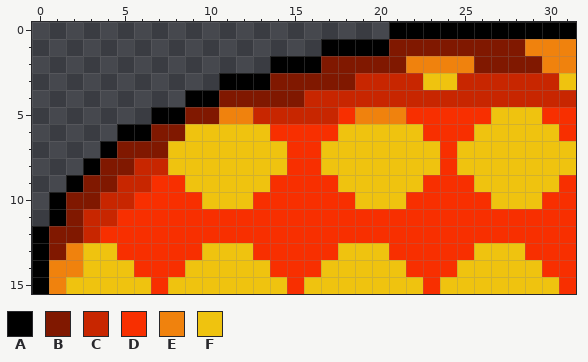
One commit to this pixel-art sprite: Crisp Skies/block-753.png. The picture above is the old version.
The file is 64x32 pixels, drawn in blocks of 2x2; one block is one cell here.
Palette (. is transparent): A #000000  B #801800  C #c82600  D #f82f00  E #f0820d  F #efc30f
Pixels before, first column x 0:
 0 .....................AAAAAAAAAAA
 1 .................AAAABBBBBBBBEEE
 2 ..............AAABBBBBEEEEBBBBEE
 3 ...........AAABBBBBCCCCFFCCCCCCF
 4 .........AABBBBBCCCCCCCCCCCCCCCC
 5 .......AABBEECCCCCDEEEDDDDDFFFDD
 6 .....AABBFFFFFDDDDFFFFFDDDFFFFFD
 7 ....ABBBFFFFFFFDDFFFFFFFDFFFFFFF
 8 ...ABBCCFFFFFFFDDFFFFFFFDFFFFFFF
 9 ..ABBCCDDFFFFFDDDDFFFFFDDDFFFFFD
10 .ABBCCDDDDFFFDDDDDDFFFDDDDDFFFDD
11 .ABCCDDDDDDDDDDDDDDDDDDDDDDDDDDD
12 ABBCDDDDDDDDDDDDDDDDDDDDDDDDDDDD
13 ABEFFDDDDDFFFDDDDDFFFDDDDDFFFDDD
14 AEEFFFDDDFFFFFDDDFFFFFDDDFFFFFDD
15 AEFFFFFDFFFFFFFDFFFFFFFDFFFFFFFD
Now the later version:
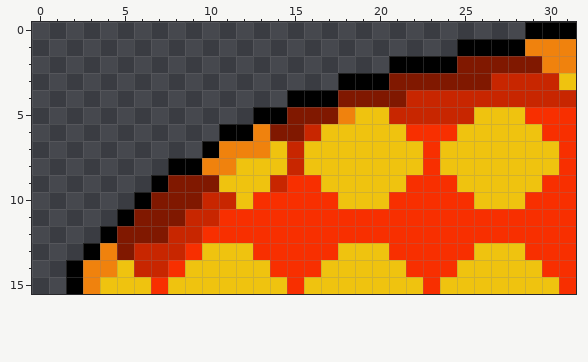
The edit:
The edit turns colour B into colour A in row 1 at x 25 to 28; in row 2 at x 21; in row 3 at x 18; in row 4 at x 15.
The edit turns colour C into colour A in row 3 at x 19 to 20; in row 4 at x 16 to 17; in row 5 at x 13 to 14.
The edit turns colour D into colour A in row 9 at x 7; in row 10 at x 6; in row 11 at x 5; in row 12 at x 4.
The edit turns colour E into colour A in row 2 at x 22 to 24; in row 14 at x 2.
The edit turns colour F into colour A in row 6 at x 11 to 12; in row 7 at x 10; in row 8 at x 8 to 9; in row 13 at x 3; in row 15 at x 2.
The edit turns colour C into colour B in row 3 at x 21 to 22 and 25 to 26; in row 4 at x 18 to 21; in row 5 at x 15 to 17.
The edit turns colour D into colour B in row 6 at x 14 to 15; in row 9 at x 8; in row 10 at x 7 to 9; in row 11 at x 6 to 8; in row 12 at x 5 to 7; in row 13 at x 5.
The edit turns colour E into colour B in row 2 at x 25.
The edit turns colour F into colour B in row 3 at x 23 to 24; in row 9 at x 9 to 10.
The edit turns colour D into colour C in row 5 at x 22 to 25; in row 6 at x 16; in rows 7 to 8 at x 15; in row 9 at x 14; in row 11 at x 9 to 10; in row 12 at x 8 to 9.
The edit turns colour D into colour C in row 13 at x 6 to 8; in row 14 at x 6 to 7.
The edit turns colour E into colour C in row 5 at x 21.
The edit turns colour F into colour C in row 10 at x 10 to 11.
The edit turns colour F into colour D in row 5 at x 29; in row 6 at x 22 and 30; in rows 7 to 8 at x 23 and 31; in row 9 at x 22 and 30; in row 10 at x 21 and 29.
The edit turns colour D into colour E in row 5 at x 18.
The edit turns colour F into colour E in row 6 at x 13; in row 7 at x 11 to 13; in row 8 at x 10 to 11; in row 13 at x 4; in row 14 at x 3 to 4; in row 15 at x 3.
The edit turns colour D into colour F in row 5 at x 26; in row 6 at x 17 and 25; in rows 7 to 8 at x 16 and 24; in row 9 at x 17 and 25; in row 10 at x 18 and 26.
The edit turns colour E into colour F in row 5 at x 19 to 20.
Colour A is removed in row 0 at x 21 to 28; in row 1 at x 17 to 20; in row 2 at x 14 to 16; in row 3 at x 11 to 13; in row 4 at x 9 to 10; in row 5 at x 7 to 8.
Colour A is removed in row 6 at x 5 to 6; in row 7 at x 4; in row 8 at x 3; in row 9 at x 2; in rows 10 to 11 at x 1; in rows 12 to 15 at x 0.
Colour B is removed in row 1 at x 21 to 24; in row 2 at x 17 to 20; in row 3 at x 14 to 17; in row 4 at x 11 to 14; in row 5 at x 9 to 10; in row 6 at x 7 to 8.
Colour B is removed in row 7 at x 5 to 7; in row 8 at x 4 to 5; in row 9 at x 3 to 4; in row 10 at x 2 to 3; in row 11 at x 2; in row 12 at x 1 to 2.
Colour B is removed in row 13 at x 1.
Colour C is removed in row 8 at x 6 to 7; in row 9 at x 5 to 6; in row 10 at x 4 to 5; in row 11 at x 3 to 4; in row 12 at x 3.
Colour E is removed in row 5 at x 11 to 12; in row 13 at x 2; in rows 14 to 15 at x 1.
Colour F is removed in row 6 at x 9 to 10; in row 7 at x 8 to 9.
